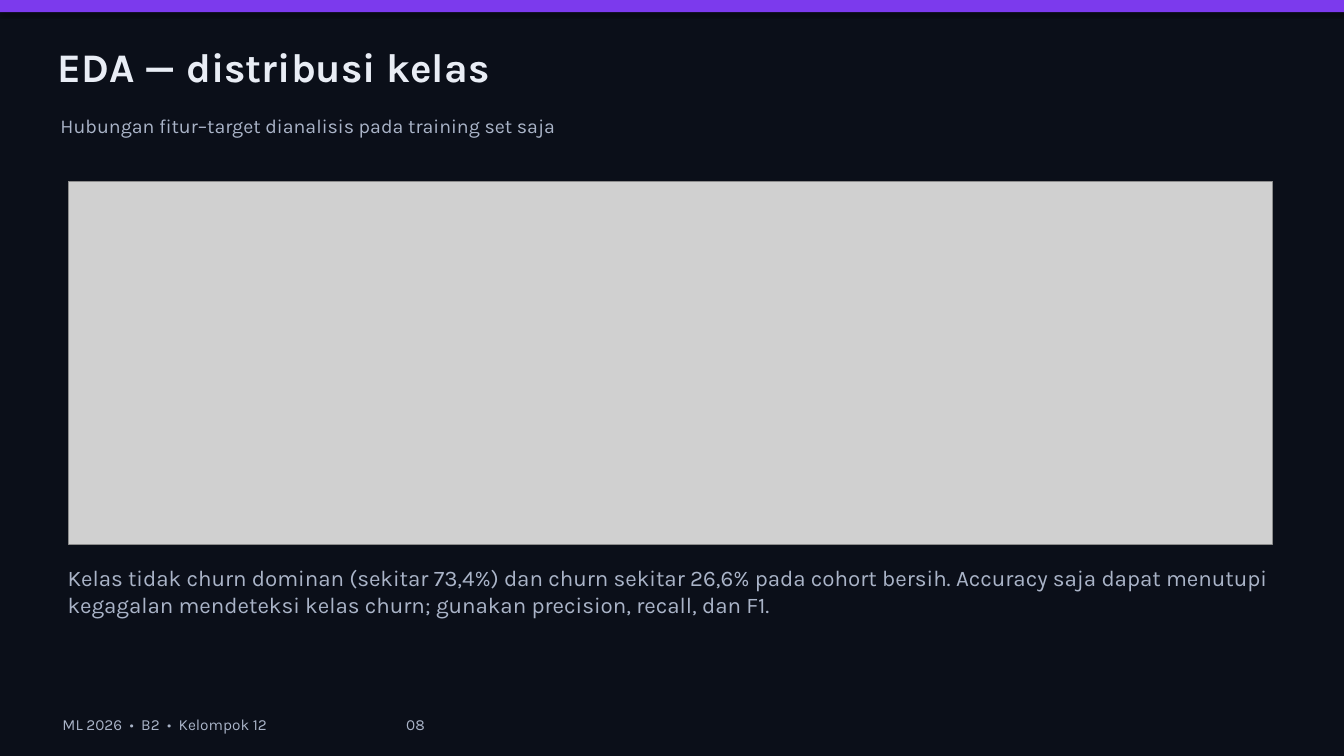
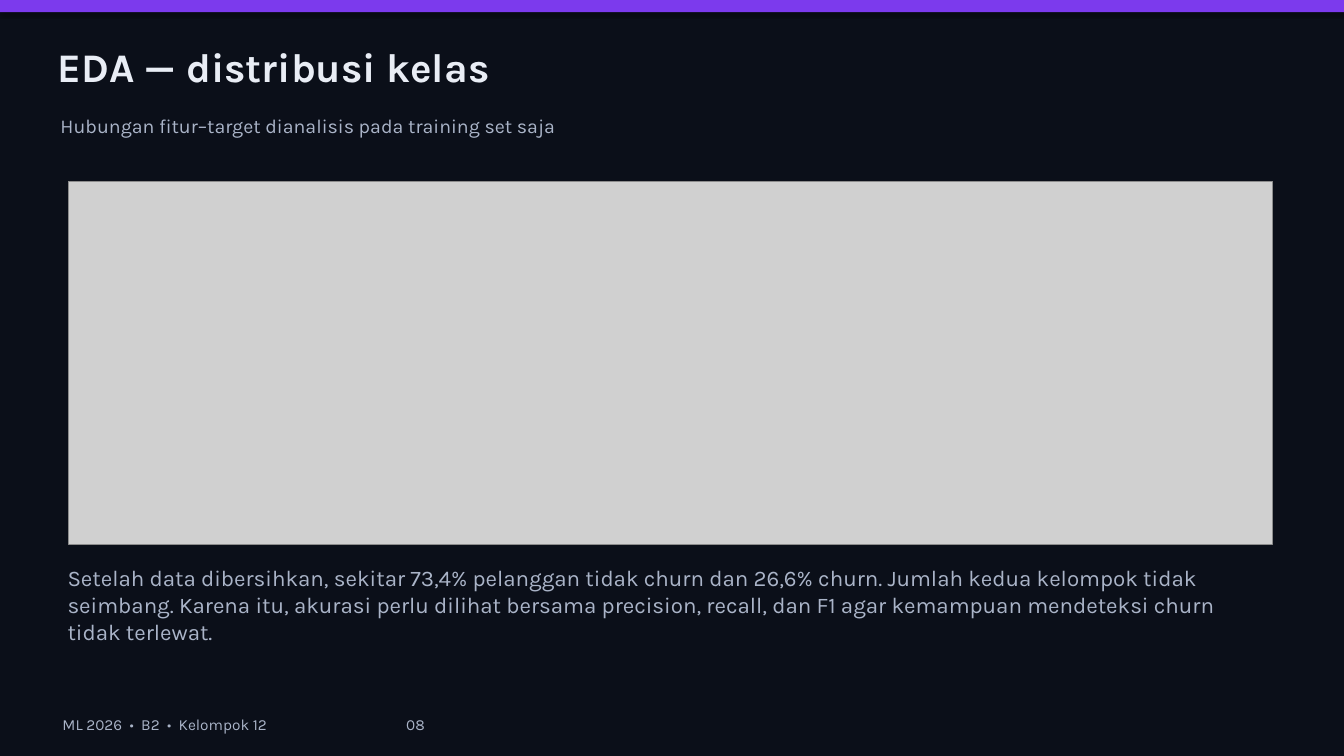
Before and after one commit to makhdanramadhan-ui/Machine-Learning-Project, a slide deck: slide 8 of docs/ML2026_B2_Kelompok12_PrediksiCustomerChurn.pptx. Drawn at 1344x756 pixels with LibreOffice and Linux fonts; fonts in the diff are those of the drawing; grey boxes stand for pictures. Boxes give left, top, right and bottom in pixels: in the first picture for what was removed or moved away, otherwise in the second. Text is boxed around its words. In the diff, an @@ line names an element or a change of style, - is before the commit and + after.

```diff
--- a/docs/ML2026_B2_Kelompok12_PrediksiCustomerChurn.pptx
+++ b/docs/ML2026_B2_Kelompok12_PrediksiCustomerChurn.pptx
@@ text at bbox=[68, 570, 1214, 640]: text changed @@
-Kelas tidak churn dominan (sekitar 73,4%) dan churn sekitar 26,6% pada cohort bersih. Accuracy saja dapat menutupi kegagalan mendeteksi kelas churn; gunakan precision, recall, dan F1.
+Setelah data dibersihkan, sekitar 73,4% pelanggan tidak churn dan 26,6% churn. Jumlah kedua kelompok tidak seimbang. Karena itu, akurasi perlu dilihat bersama precision, recall, dan F1 agar kemampuan mendeteksi churn tidak terlewat.
```
Also in this commit, not shown: 5 other slides changed, 36 other files.
